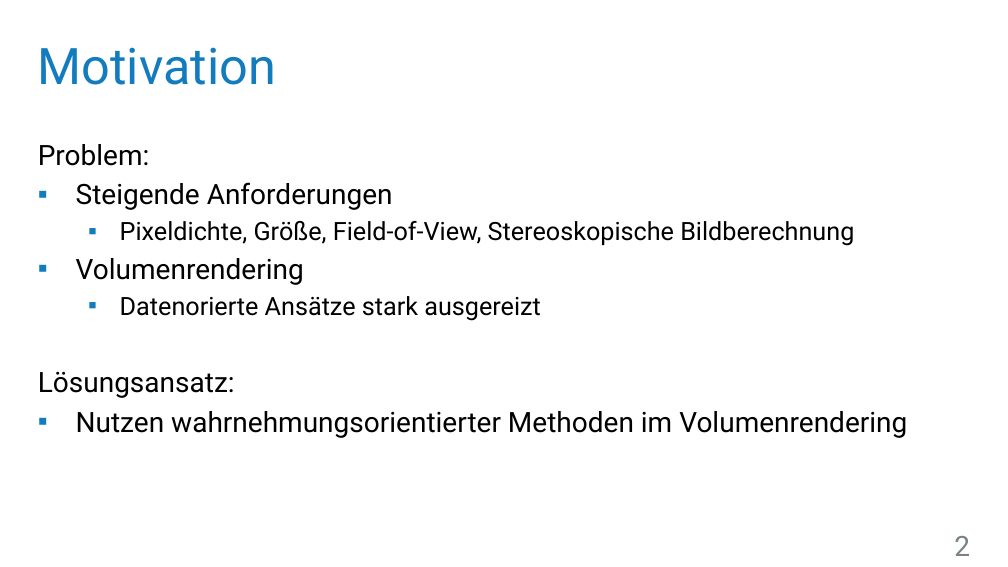
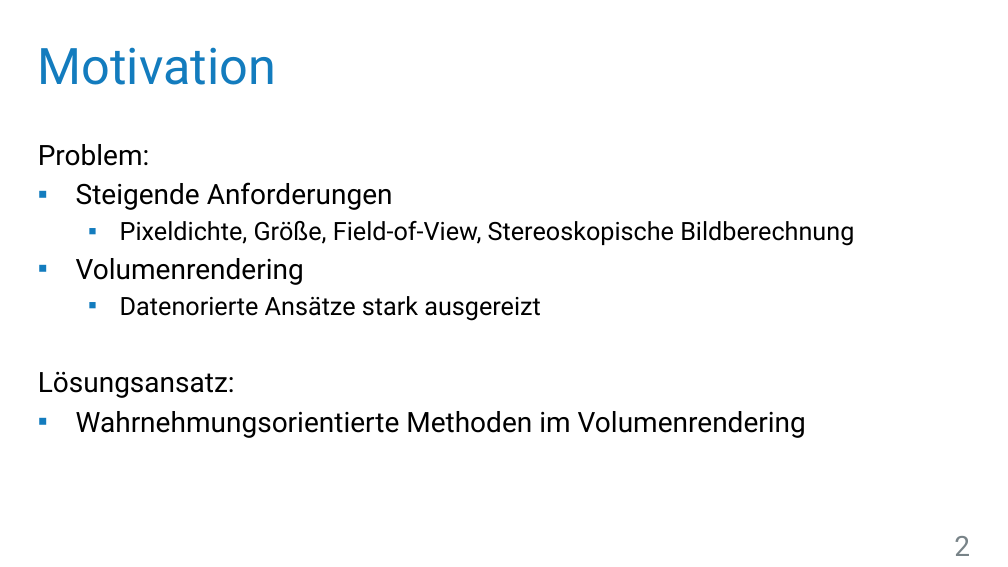
Before and after one commit to UniStuttgart-VISUS/FoveatedVolumeRendering, a slide deck: slide 2 of Dokumente/Vortrag/Wahrnehmungsorientiertes_Volumen-Rendering.pptx. Drawn at 1008x567 pixels with LibreOffice and Linux fonts; fonts in the diff are those of the drawing; background and template pictures are left out. Boxes give left, top, right and bottom in pixels: in the first picture for what was removed or moved away, otherwise in the second. Text is boxed around its words. In the diff, an @@ line names an element or a change of style, - is before the commit and + after.

```diff
--- a/Dokumente/Vortrag/Wahrnehmungsorientiertes_Volumen-Rendering.pptx
+++ b/Dokumente/Vortrag/Wahrnehmungsorientiertes_Volumen-Rendering.pptx
@@ text at <box>76,411,806,438</box>: text changed @@
-▪ Nutzen wahrnehmungsorientierter Methoden im Volumenrendering
+▪ Wahrnehmungsorientierte Methoden im Volumenrendering
```
Also in this commit, not shown: 1 other slide changed.
